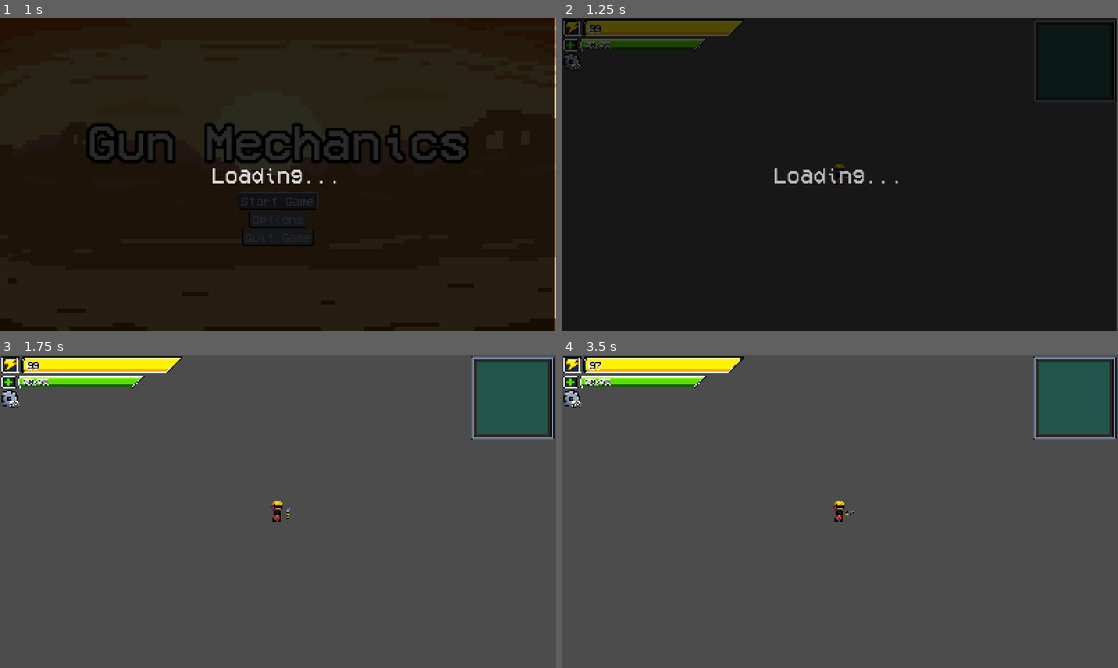
Above: before the commit, frames 1-4 (two rows, left to right).
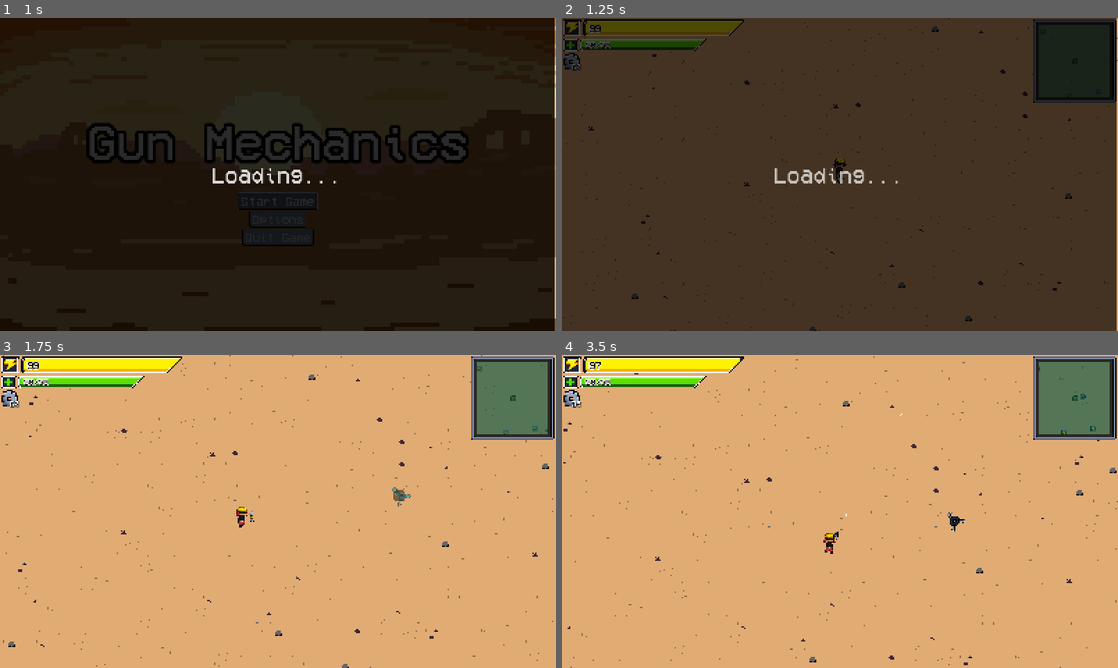
Above: after the commit, the same moments.

Repository: Crash-Out-Engine/NUS-Orbital-2025
Game: Godot game, scene res://scenes/game_menu.tscn
The game is run twice, just before and just after one commit, with the same random seed, the same clock (stepped at 60 frames per second) and the same inputs.
Inputs (mouse positions are in pixels of both pictures, inside the frame that each line leads up to):
- Up to frame 1 (1 s): click "Start Game" at 0.5 s
- Up to frame 2 (1.25 s): no input
- Up to frame 3 (1.75 s): tap Enter at 1.25 s; move the mouse to (400, 495) at 1.27 s; hold D (right) from 1.28 s (still down); hold Shift (add turret) from 1.28 s (still down); click (400, 495) at 1.42 s
- Up to frame 4 (3.5 s): release D (right) at 2 s; release Shift (add turret) at 2 s; drag from (728, 527) to (840, 511) at 2.02 s; move the mouse to (895, 442) at 2.77 s; press the mouse at (895, 442) at 2.78 s; hold D (right) from 2.78 s (still down)

Frame 1 is identical in both runs. In frame 2, 92% of the frame differs, in the area x 0-100%, y 0-100%; in frame 3, 96%; in frame 4, 96%.
Error before the commit: Parse Error: Identifier "scraps_changed" not declared in the current scope. (res://scripts/player_scene/player.gd:51)

Commit message:
fix: fix player health conflicts post-merge

Diff:
--- a/project.godot
+++ b/project.godot
@@ -11,9 +11,7 @@
 [application]
 
 config/name="Gun Mechanics"
-
 config/version="0.2.12"
-
 run/main_scene="uid://d5rp7wwu7wn8"
 config/features=PackedStringArray("4.4", "GL Compatibility")
 
--- a/scenes/game.tscn
+++ b/scenes/game.tscn
@@ -196,7 +196,6 @@
 
 [node name="CameraDebug" type="Node2D" parent="Camera2D"]
 visible = false
-
 script = ExtResource("4_37s47")
 metadata/_custom_type_script = "uid://rpe1k6t1qksx"
 
@@ -699,7 +698,6 @@
 
 [node name="ChunkDebug" type="Node2D" parent="SandTileMap" node_paths=PackedStringArray("player_camera")]
 visible = false
-
 z_index = 100
 script = ExtResource("10_vtaks")
 player_camera = NodePath("../../Camera2D")
--- a/scenes/player.tscn
+++ b/scenes/player.tscn
@@ -157,74 +157,72 @@
 _factor = 26.0
 metadata/_custom_type_script = "uid://c038au8w13gc1"
 
-
-[sub_resource type="AtlasTexture" id="AtlasTexture_lxlsd"]
-atlas = ExtResource("2_y4r1p")
-region = Rect2(0, 64, 32, 32)
-
-[sub_resource type="AtlasTexture" id="AtlasTexture_ha2mi"]
-atlas = ExtResource("2_y4r1p")
-region = Rect2(32, 64, 32, 32)
-
-[sub_resource type="AtlasTexture" id="AtlasTexture_apa73"]
-atlas = ExtResource("2_y4r1p")
-region = Rect2(64, 64, 32, 32)
-
-[sub_resource type="AtlasTexture" id="AtlasTexture_74r1k"]
-atlas = ExtResource("2_y4r1p")
-region = Rect2(96, 64, 32, 32)
-
-[sub_resource type="AtlasTexture" id="AtlasTexture_8svfe"]
-atlas = ExtResource("2_y4r1p")
-region = Rect2(128, 64, 32, 32)
-
-[sub_resource type="AtlasTexture" id="AtlasTexture_2a3c5"]
-atlas = ExtResource("2_y4r1p")
-region = Rect2(160, 64, 32, 32)
-
-[sub_resource type="AtlasTexture" id="AtlasTexture_42b1b"]
-atlas = ExtResource("2_y4r1p")
-region = Rect2(192, 64, 32, 32)
-
-[sub_resource type="AtlasTexture" id="AtlasTexture_h7ic4"]
-atlas = ExtResource("2_y4r1p")
-region = Rect2(224, 64, 32, 32)
-
-[sub_resource type="AtlasTexture" id="AtlasTexture_au7lq"]
-atlas = ExtResource("2_y4r1p")
-region = Rect2(0, 96, 32, 32)
-
-[sub_resource type="AtlasTexture" id="AtlasTexture_nubpm"]
-atlas = ExtResource("2_y4r1p")
-region = Rect2(32, 96, 32, 32)
-
-[sub_resource type="AtlasTexture" id="AtlasTexture_ua5cf"]
-atlas = ExtResource("2_y4r1p")
-region = Rect2(64, 96, 32, 32)
-
-[sub_resource type="AtlasTexture" id="AtlasTexture_51ujp"]
-atlas = ExtResource("2_y4r1p")
-region = Rect2(96, 96, 32, 32)
-
-[sub_resource type="AtlasTexture" id="AtlasTexture_tk41t"]
-atlas = ExtResource("2_y4r1p")
-region = Rect2(128, 96, 32, 32)
-
-[sub_resource type="AtlasTexture" id="AtlasTexture_fuw3a"]
-atlas = ExtResource("2_y4r1p")
-region = Rect2(160, 96, 32, 32)
-
-[sub_resource type="AtlasTexture" id="AtlasTexture_8txt3"]
-atlas = ExtResource("2_y4r1p")
-region = Rect2(192, 96, 32, 32)
-
-[sub_resource type="AtlasTexture" id="AtlasTexture_2w11d"]
-atlas = ExtResource("2_y4r1p")
-region = Rect2(224, 96, 32, 32)
-
 [sub_resource type="CircleShape2D" id="CircleShape2D_wqfne"]
 radius = 40.0
 
+[sub_resource type="AtlasTexture" id="AtlasTexture_lxlsd"]
+atlas = ExtResource("2_y4r1p")
+region = Rect2(0, 64, 32, 32)
+
+[sub_resource type="AtlasTexture" id="AtlasTexture_ha2mi"]
+atlas = ExtResource("2_y4r1p")
+region = Rect2(32, 64, 32, 32)
+
+[sub_resource type="AtlasTexture" id="AtlasTexture_apa73"]
+atlas = ExtResource("2_y4r1p")
+region = Rect2(64, 64, 32, 32)
+
+[sub_resource type="AtlasTexture" id="AtlasTexture_74r1k"]
+atlas = ExtResource("2_y4r1p")
+region = Rect2(96, 64, 32, 32)
+
+[sub_resource type="AtlasTexture" id="AtlasTexture_8svfe"]
+atlas = ExtResource("2_y4r1p")
+region = Rect2(128, 64, 32, 32)
+
+[sub_resource type="AtlasTexture" id="AtlasTexture_2a3c5"]
+atlas = ExtResource("2_y4r1p")
+region = Rect2(160, 64, 32, 32)
+
+[sub_resource type="AtlasTexture" id="AtlasTexture_42b1b"]
+atlas = ExtResource("2_y4r1p")
+region = Rect2(192, 64, 32, 32)
+
+[sub_resource type="AtlasTexture" id="AtlasTexture_h7ic4"]
+atlas = ExtResource("2_y4r1p")
+region = Rect2(224, 64, 32, 32)
+
+[sub_resource type="AtlasTexture" id="AtlasTexture_au7lq"]
+atlas = ExtResource("2_y4r1p")
+region = Rect2(0, 96, 32, 32)
+
+[sub_resource type="AtlasTexture" id="AtlasTexture_nubpm"]
+atlas = ExtResource("2_y4r1p")
+region = Rect2(32, 96, 32, 32)
+
+[sub_resource type="AtlasTexture" id="AtlasTexture_ua5cf"]
+atlas = ExtResource("2_y4r1p")
+region = Rect2(64, 96, 32, 32)
+
+[sub_resource type="AtlasTexture" id="AtlasTexture_51ujp"]
+atlas = ExtResource("2_y4r1p")
+region = Rect2(96, 96, 32, 32)
+
+[sub_resource type="AtlasTexture" id="AtlasTexture_tk41t"]
+atlas = ExtResource("2_y4r1p")
+region = Rect2(128, 96, 32, 32)
+
+[sub_resource type="AtlasTexture" id="AtlasTexture_fuw3a"]
+atlas = ExtResource("2_y4r1p")
+region = Rect2(160, 96, 32, 32)
+
+[sub_resource type="AtlasTexture" id="AtlasTexture_8txt3"]
+atlas = ExtResource("2_y4r1p")
+region = Rect2(192, 96, 32, 32)
+
+[sub_resource type="AtlasTexture" id="AtlasTexture_2w11d"]
+atlas = ExtResource("2_y4r1p")
+region = Rect2(224, 96, 32, 32)
 
 [sub_resource type="AtlasTexture" id="AtlasTexture_a38lo"]
 atlas = ExtResource("2_y4r1p")
@@ -714,6 +712,7 @@
 volume_db = -7.0
 bus = &"SFX"
 
+[connection signal="changed" from="Properties/HealthProp" to="." method="_on_health_prop_changed"]
 [connection signal="changed" from="Properties/HealthProp" to="." method="_on_health_changed"]
 [connection signal="emptied" from="Properties/HealthProp" to="." method="_on_health_emptied"]
 [connection signal="melee_finished" from="Visuals" to="." method="_on_visuals_melee_finished"]
--- a/scripts/player_scene/player.gd
+++ b/scripts/player_scene/player.gd
@@ -4,8 +4,8 @@
 signal turret_spawned(turret: Node2D)
 signal turret_placement_failed()
 
-signal health_changed(new_ratio: float)
-signal scrap_changed(new_value: int)
+signal health_changed()
+signal scraps_changed()
 signal no_lives()
 
 enum Hand {
@@ -181,3 +181,6 @@
 func deactivate():
 	can_control = false
 	visuals.deactivate()
+
+func _on_health_changed(_from: float, _to: float) -> void:
+	health_changed.emit()
--- a/scripts/player_scene/visuals.gd
+++ b/scripts/player_scene/visuals.gd
@@ -69,7 +69,7 @@
 	player_repair.rotation = gun_sprite.rotation
 	gun_sprite.play("melee_fire")
 
-func play_bleed(_new_ratio):
+func play_bleed():
 	if player.can_control:
 		player_sprite.modulate.v = V_MODULATE
 
Not shown: 1 places in scenes/player.tscn that only renumber resources
